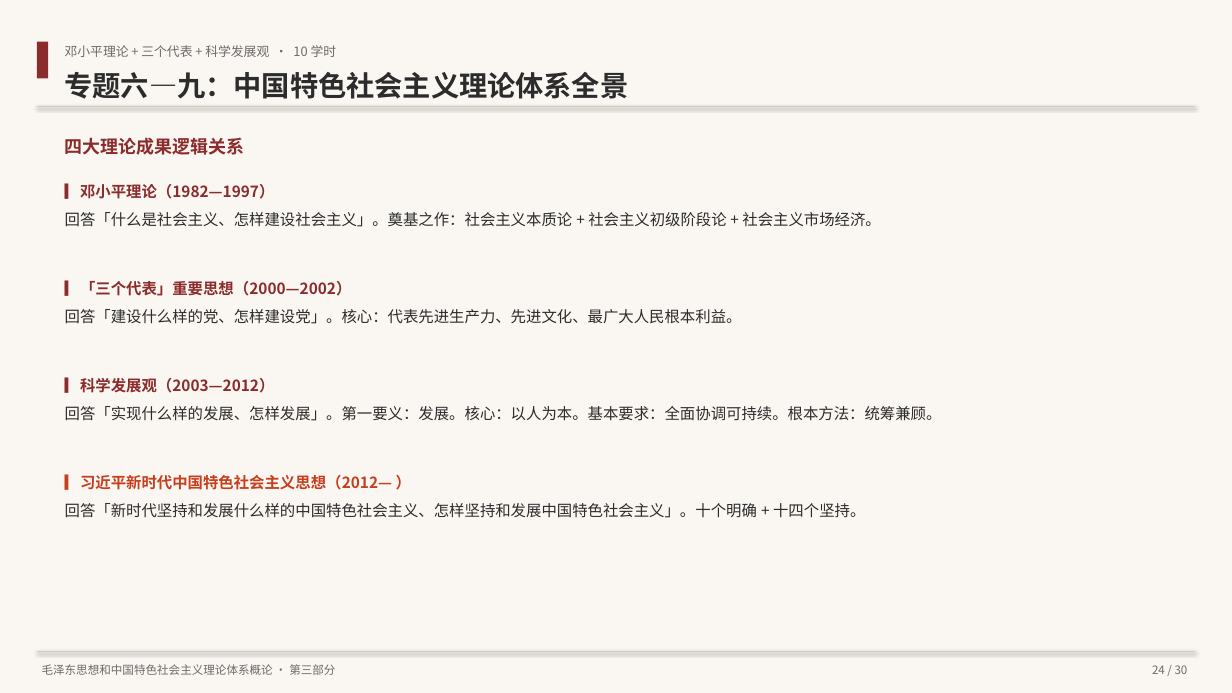
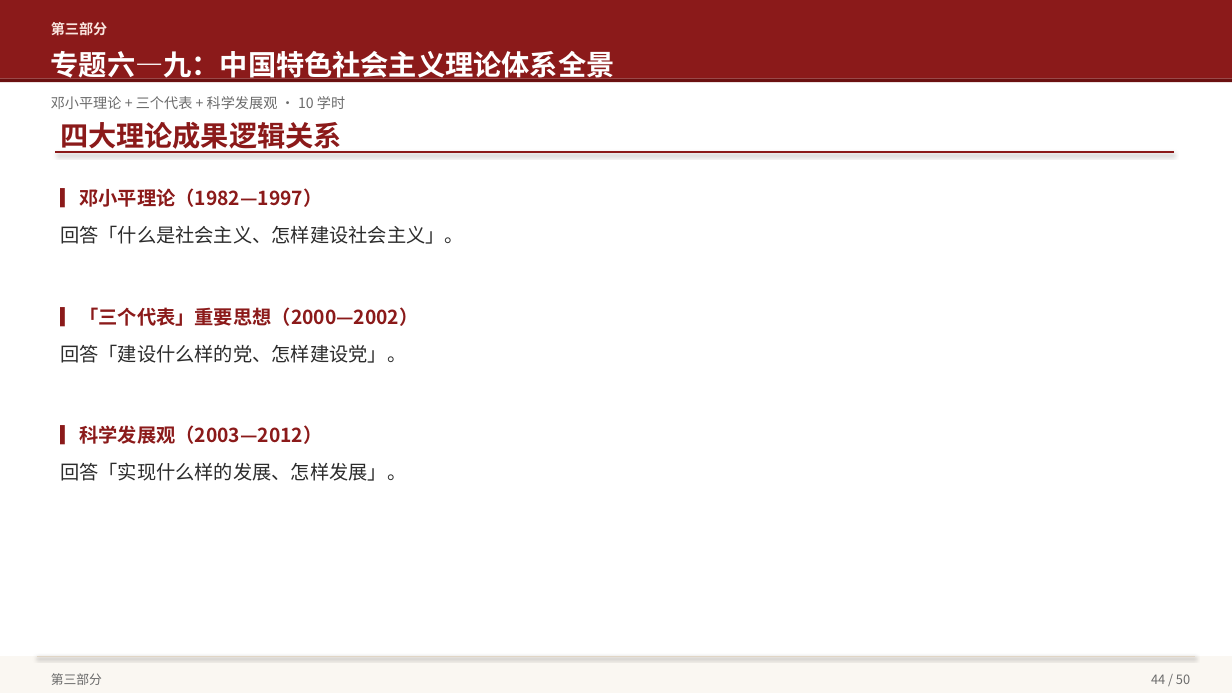
Before and after one commit to hsy358/obsidian-vault, a slide deck: slide 44 of 03-资源/PPT/毛泽东思想和中国特色社会主义理论体系概论 教学大纲概览.pptx (slide 24 before the commit). Drawn at 1232x693 pixels with LibreOffice and Linux fonts; fonts in the diff are those of the drawing. Boxes give left, top, right and bottom in pixels: in the first picture for what was removed or moved away, otherwise in the second. Text is boxed around its words. In the diff, an @@ line names an element or a change of style, - is before the commit and + after.

```diff
--- a/03-资源/PPT/毛泽东思想和中国特色社会主义理论体系概论 教学大纲概览.pptx
+++ b/03-资源/PPT/毛泽东思想和中国特色社会主义理论体系概论 教学大纲概览.pptx
@@ rectangle removed at <box>0,0,1232,693</box> @@
@@ rectangle added at <box>0,0,1232,79</box>, fill #8B1A1A @@
@@ text added at <box>51,22,108,36</box>, 11 pt, text #FAE6E0, bold @@
+第三部分
@@ rectangle removed at <box>37,42,48,79</box> @@
@@ text "专题六—九：中国特色社会主义理论体系全景": place and size @@
-text "专题六—九：中国特色社会主义理论体系全景" at <box>65,72,629,99</box>
+text "专题六—九：中国特色社会主义理论体系全景" at <box>51,51,615,83</box>
@@ text "专题六—九：中国特色社会主义理论体系全景" at <box>51,51,615,83</box>: text colour #2C2C2C to #FFFFFF; line spacing 1.2 to 1.3 @@
@@ rectangle added at <box>0,79,1232,82</box>, fill #6B1010 @@
@@ text "邓小平理论 + 三个代表 + 科学发展观 ...": place and size @@
-text "邓小平理论 + 三个代表 + 科学发展观 ..." at <box>65,45,337,57</box>
+text "邓小平理论 + 三个代表 + 科学发展观 ..." at <box>51,96,345,109</box>
@@ text "邓小平理论 + 三个代表 + 科学发展观 ..." at <box>51,96,345,109</box>: size 10 to 11 pt; line spacing 1.2 to 1.3 @@
@@ text "四大理论成果逻辑关系": place and size @@
-text "四大理论成果逻辑关系" at <box>65,137,245,155</box>
+text "四大理论成果逻辑关系" at <box>60,122,342,153</box>
@@ text "四大理论成果逻辑关系" at <box>60,122,342,153</box>: size 14 to 22 pt, text colour #8B2C2C to #8B1A1A; line spacing 1.2 to 1.3 @@
@@ line moved from (37, 106) - (1195, 106) to (55, 152) - (1174, 152) @@
@@ line (55, 152) - (1174, 152): stroke #D4C9BA 0.75 pt to #8B1A1A 1.5 pt @@
@@ text at <box>60,188,419,445</box>: size 12 to 15 pt, text colour #8B2C2C to #8B1A1A in "▎邓小平理论（1982—1997）", "▎「三个代表」重要思想（2000—2002）", "▎科学发展观（2003—2012）"; line spacing 1.5 to 1.6 @@
@@ text at <box>60,225,464,244</box>: text changed; size 12 to 15 pt @@
-回答「什么是社会主义、怎样建设社会主义」。奠基之作：社会主义本质论 + 社会主义初级阶段论 + 社会主义市场经济。
+回答「什么是社会主义、怎样建设社会主义」。
@@ text at <box>60,344,406,363</box>: text changed; size 12 to 15 pt @@
-回答「建设什么样的党、怎样建设党」。核心：代表先进生产力、先进文化、最广大人民根本利益。
+回答「建设什么样的党、怎样建设党」。
@@ text at <box>60,462,406,481</box>: text changed; size 12 to 15 pt @@
-回答「实现什么样的发展、怎样发展」。第一要义：发展。核心：以人为本。基本要求：全面协调可持续。根本方法：统筹兼顾。
-▎习近平新时代中国特色社会主义思想（2012— ）
-回答「新时代坚持和发展什么样的中国特色社会主义、怎样坚持和发展中国特色社会主义」。十个明确 + 十四个坚持。
+回答「实现什么样的发展、怎样发展」。
@@ rectangle added at <box>0,656,1232,693</box>, fill #FAF7F2 @@
@@ line moved from (37, 652) - (1195, 652) to (37, 656) - (1195, 656) @@
@@ line (37, 656) - (1195, 656): stroke #D4C9BA 0.75 pt to #E0D5C5 0.75 pt @@
@@ text removed at <box>42,664,335,675</box> @@
-毛泽东思想和中国特色社会主义理论体系概论 · 第三部分
@@ text added at <box>51,673,102,685</box>, 10 pt, text #6B6B6B @@
+第三部分
@@ text added at <box>1151,674,1190,684</box>, 10 pt, text #6B6B6B @@
+44 / 50
@@ text removed at <box>1152,665,1188,674</box> @@
-24 / 30
```
Also in this commit, not shown: 27 other slides changed, 23 slides added, 2 slides removed.
